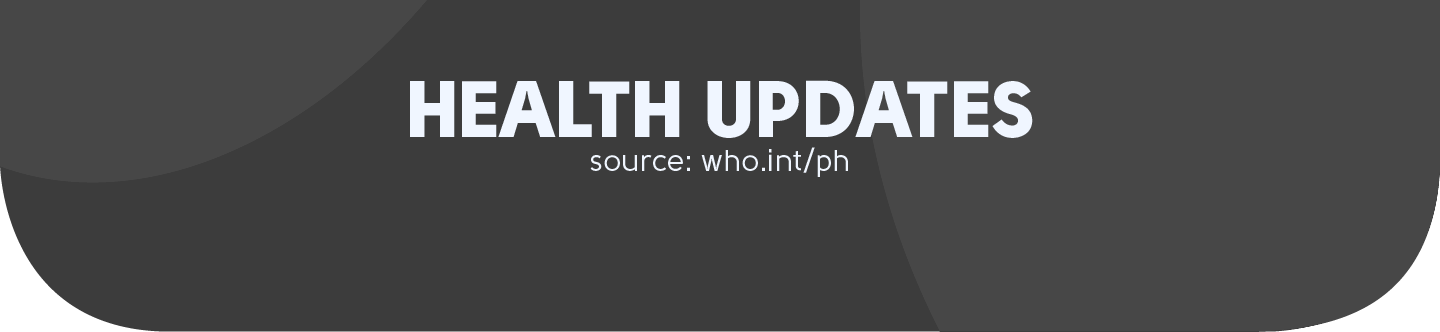
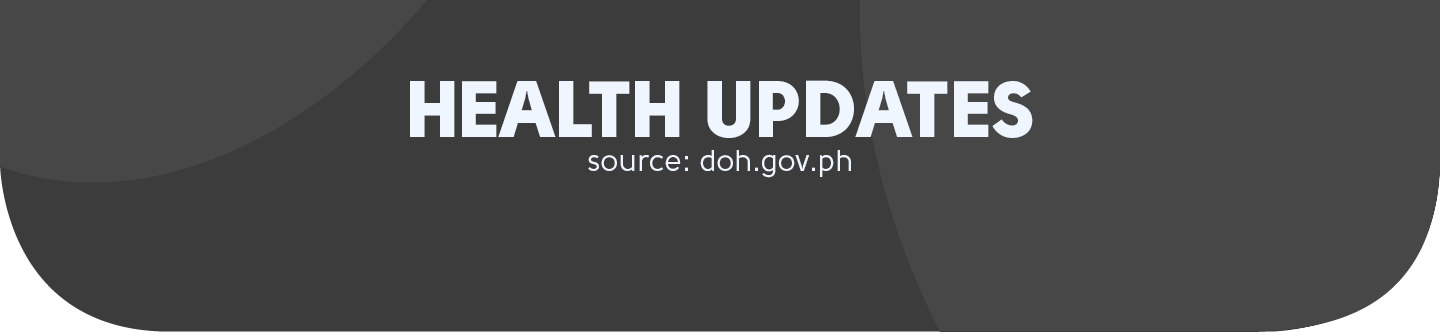
Comparing the layer stacks of the two (1440, 332) images. Changes:
renamed "source: who.int/ph" to "source: doh.gov.ph", painted on it over [left=588, top=147, right=851, bottom=178]
